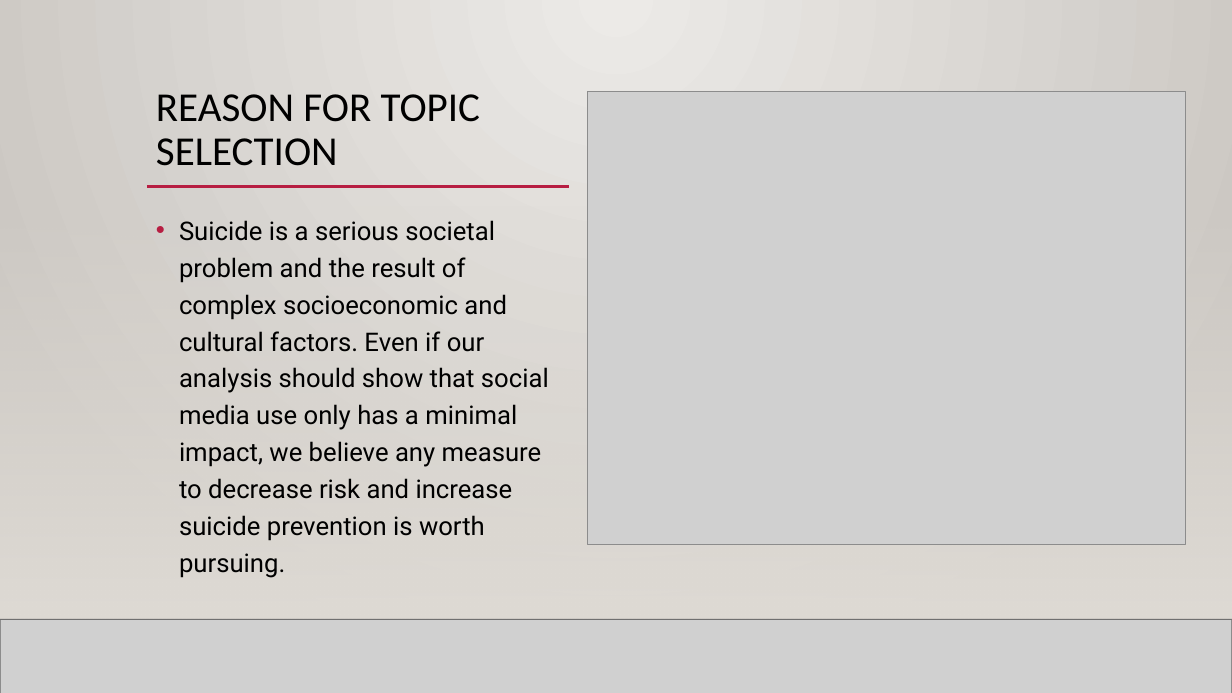
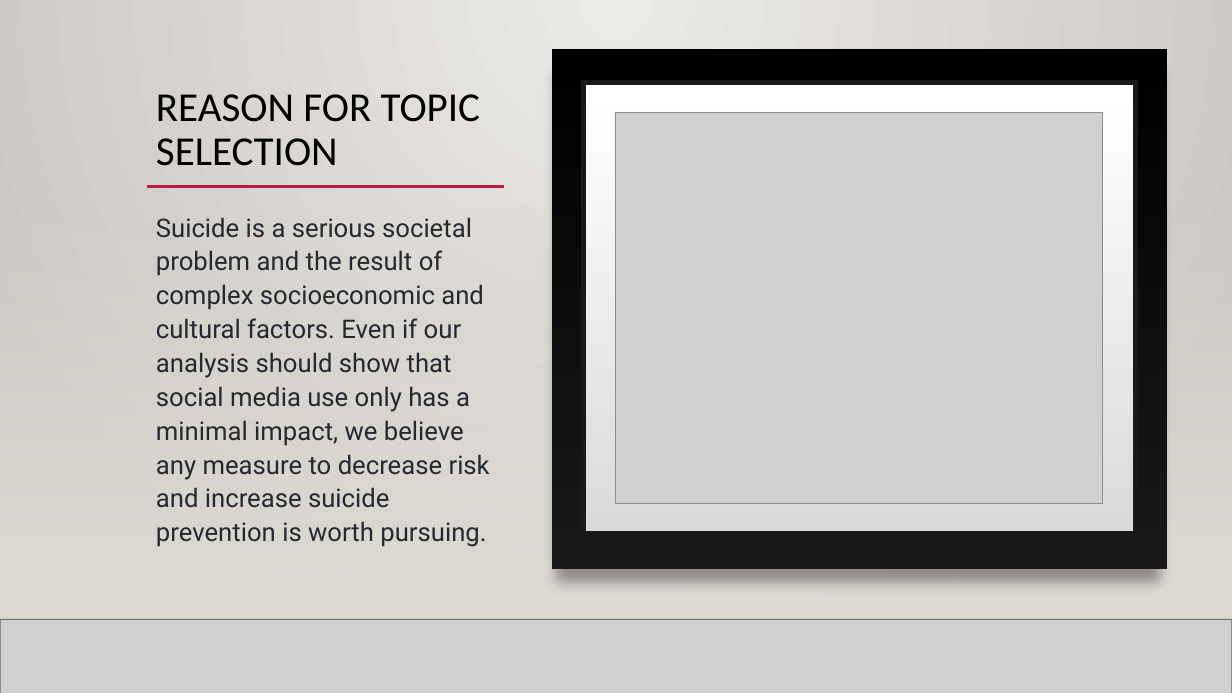
Before and after one commit to NensiH/Social_media_impact, a slide deck: slide 4 of Presentation/Social Media Impact_final_ppt.pptx (slide 2 before the commit). Drawn at 1232x693 pixels with LibreOffice and Linux fonts; fonts in the diff are those of the drawing; grey boxes stand for pictures; background and template pictures are left out. Boxes give left, top, right and bottom in pixels: in the first picture for what was removed or moved away, otherwise in the second. Text is boxed around its words. In the diff, an @@ line names an element or a change of style, - is before the commit and + after.

```diff
--- a/Presentation/Social Media Impact_final_ppt.pptx
+++ b/Presentation/Social Media Impact_final_ppt.pptx
@@ rectangle added at (552,49,1167,569), fill gradient #000001 to #191919 @@
@@ rectangle added at (584,82,1136,533), fill gradient #DADADA to #FFFFFE, outline #191919 4 pt @@
@@ picture: place and size @@
-picture at (588,91,1187,544)
+picture at (616,113,1103,504)
@@ text "Suicide is a serious societal ..." at (156,217,490,547): text colour #000000 to #24292F; bullet • to none; line spacing 1.2 to 1.1 @@
@@ line moved from (147, 187) - (569, 187) to (147, 187) - (504, 187) @@
```
Also in this commit, not shown: 4 other slides changed, 13 slides added, 1 other file.
